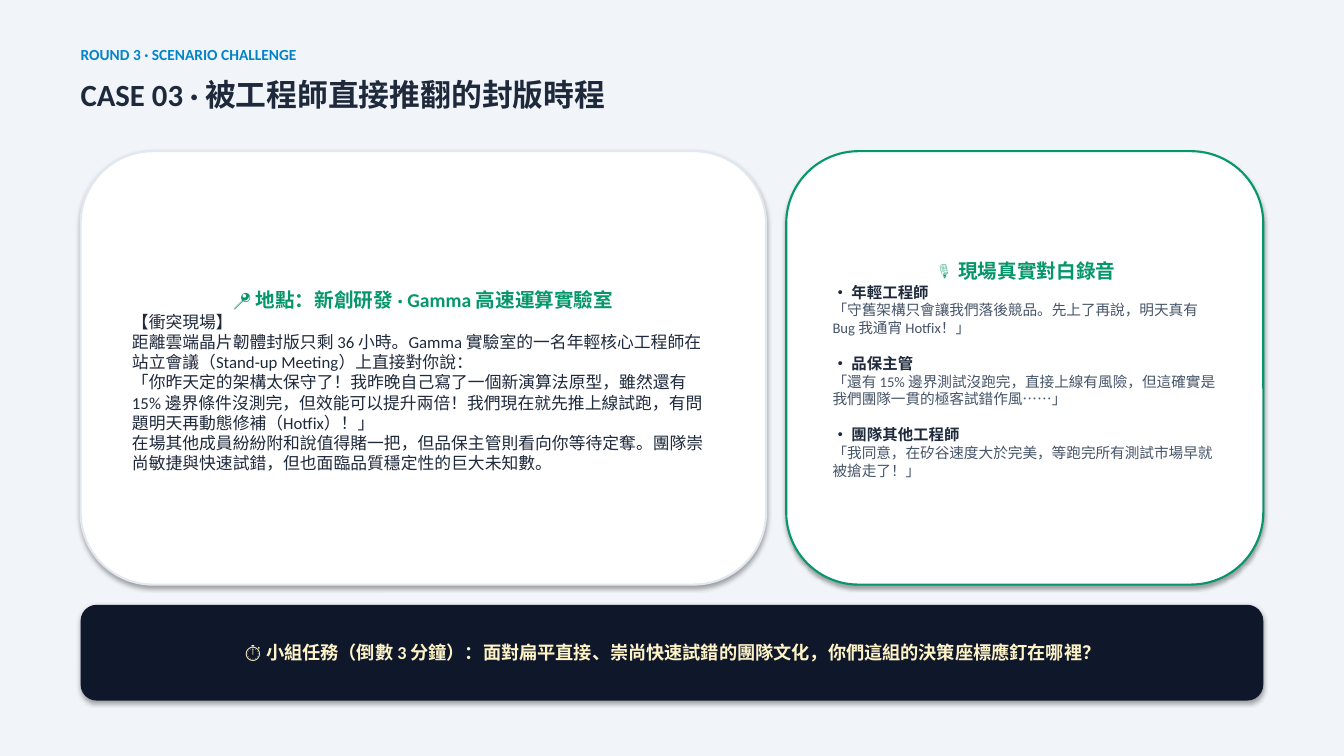
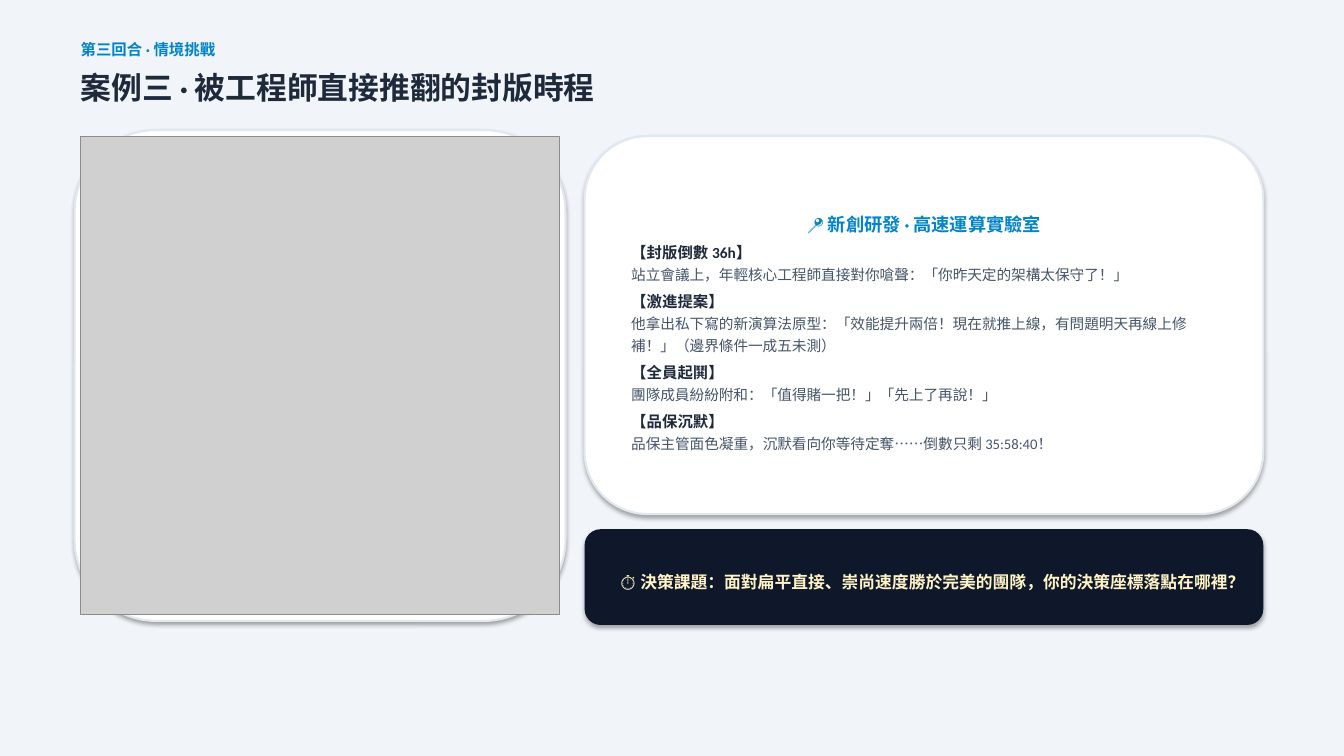
Before and after one commit to routerdd1818-tech/OB, a slide deck: slide 9 of 誰是文化王_備案簡報_Who_Is_Culture_King.pptx. Drawn at 1344x756 pixels with LibreOffice and Linux fonts; fonts in the diff are those of the drawing; grey boxes stand for pictures. Boxes give left, top, right and bottom in pixels: in the first picture for what was removed or moved away, otherwise in the second. Text is boxed around its words. In the diff, an @@ line names an element or a change of style, - is before the commit and + after.

```diff
--- a/誰是文化王_備案簡報_Who_Is_Culture_King.pptx
+++ b/誰是文化王_備案簡報_Who_Is_Culture_King.pptx
@@ text at [81,40,216,60]: text changed @@
-ROUND 3 · SCENARIO CHALLENGE
+第三回合 · 情境挑戰
@@ text at [81,72,595,102]: text changed @@
-CASE 03 · 被工程師直接推翻的封版時程
+案例三 · 被工程師直接推翻的封版時程
@@ rounded rectangle: place and size @@
-rounded rectangle at [81,151,766,585]
+rounded rectangle at [75,130,566,621]
@@ picture added at [81,136,560,615] @@
@@ rounded rectangle added at [585,136,1263,514], fill #FFFFFF, outline #E2E8F0 1.5 pt, 10.5 pt, text #475569 @@
+📍 新創研發 · 高速運算實驗室
+【封版倒數 36h】
+站立會議上，年輕核心工程師直接對你嗆聲：「你昨天定的架構太保守了！」
+【激進提案】
+他拿出私下寫的新演算法原型：「效能提升兩倍！現在就推上線，有問題明天再線上修補！」（邊界條件一成五未測）
+【全員起鬨】
+團隊成員紛紛附和：「值得賭一把！」「先上了再說！」
+【品保沉默】
+品保主管面色凝重，沉默看向你等待定奪……倒數只剩 35:58:40！
@@ rounded rectangle removed at [786,151,1263,585] @@
-🎙️ 現場真實對白錄音
-• 年輕工程師
-「守舊架構只會讓我們落後競品。先上了再說，明天真有 Bug 我通宵 Hotfix！」
-• 品保主管
-「還有 15% 邊界測試沒跑完，直接上線有風險，但這確實是我們團隊一貫的極客試錯作風……」
-• 團隊其他工程師
-「我同意，在矽谷速度大於完美，等跑完所有測試市場早就被搶走了！」
@@ text in rounded rectangle at [132,290,703,471]: text removed @@
-📍 地點：新創研發 · Gamma 高速運算實驗室
-【衝突現場】
-距離雲端晶片韌體封版只剩 36 小時。Gamma 實驗室的一名年輕核心工程師在站立會議（Stand-up Meeting）上直接對你說：
-「你昨天定的架構太保守了！我昨晚自己寫了一個新演算法原型，雖然還有 15% 邊界條件沒測完，但效能可以提升兩倍！我們現在就先推上線試跑，有問題明天再動態修補（Hotfix）！」
-在場其他成員紛紛附和說值得賭一把，但品保主管則看向你等待定奪。團隊崇尚敏捷與快速試錯，但也面臨品質穩定性的巨大未知數。
@@ rounded rectangle "⏱️ 決策課題：面對扁平直接、崇尚速度勝於完美的團隊，你的決策座標落點在哪裡？": place and size @@
-rounded rectangle "⏱️ 決策課題：面對扁平直接、崇尚速度勝於完美的團隊，你的決策座標落點在哪裡？" at [81,605,1263,701]
+rounded rectangle "⏱️ 決策課題：面對扁平直接、崇尚速度勝於完美的團隊，你的決策座標落點在哪裡？" at [585,529,1263,625]
@@ text in rounded rectangle at [640,573,1244,590]: text changed; size 13 to 12 pt @@
-⏱️ 小組任務（倒數 3 分鐘）：面對扁平直接、崇尚快速試錯的團隊文化，你們這組的決策座標應釘在哪裡？
+⏱️ 決策課題：面對扁平直接、崇尚速度勝於完美的團隊，你的決策座標落點在哪裡？
```
Also in this commit, not shown: 14 other slides changed, 9 other files.
